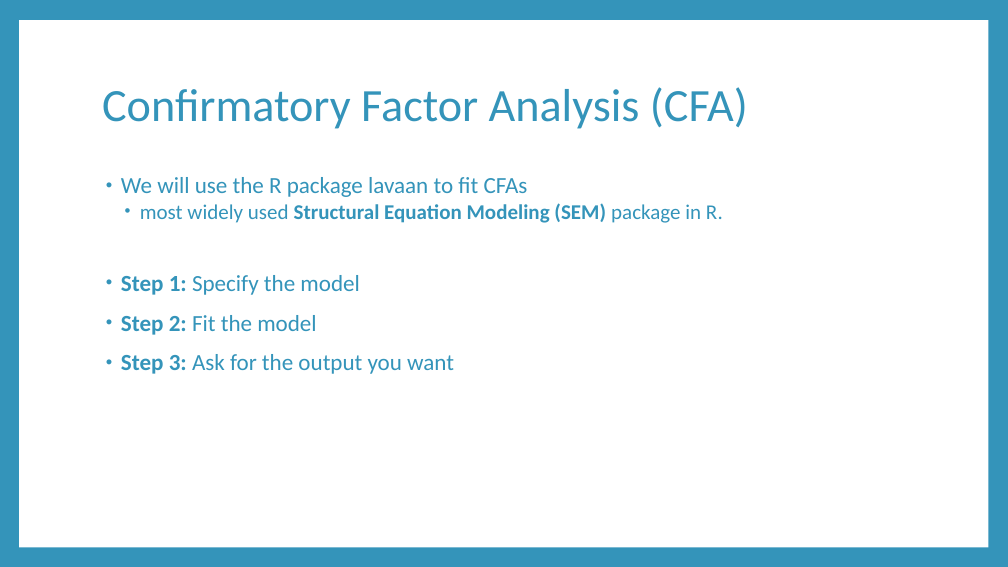
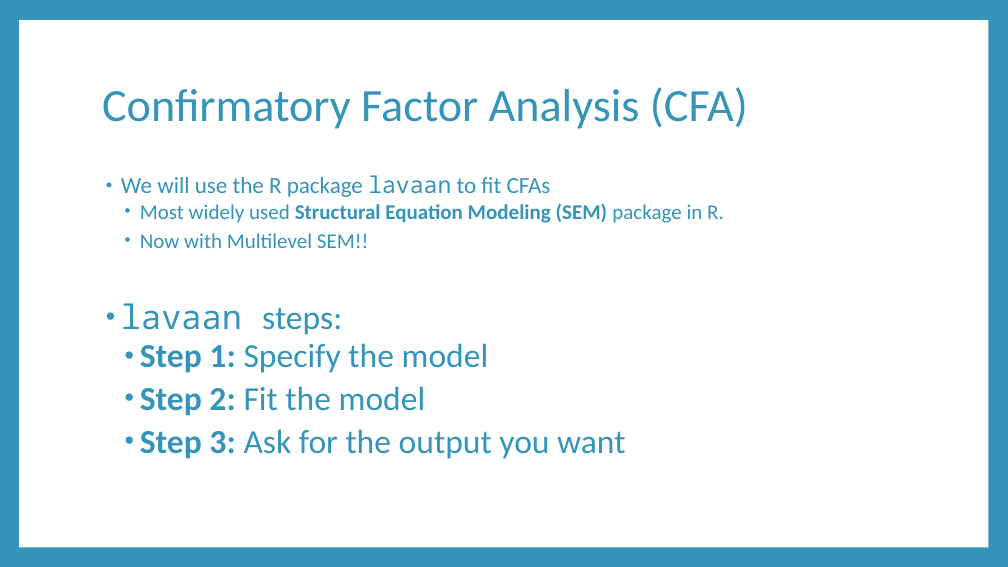
Before and after one commit to RandiLGarcia/datic-intro-to-r, a slide deck: slide 29 of docs/Day 2 Slides.pptx (slide 21 before the commit). Drawn at 1008x567 pixels with LibreOffice and Linux fonts; fonts in the diff are those of the drawing. Boxes give left, top, right and bottom in pixels: in the first picture for what was removed or moved away, otherwise in the second. Text is boxed around its words. In the diff, an @@ line names an element or a change of style, - is before the commit and + after.

```diff
--- a/docs/Day 2 Slides.pptx
+++ b/docs/Day 2 Slides.pptx
@@ text at [121, 175, 625, 459]: font Calibri to Noto Sans Mono in "lavaan"; size 22 to 32 pt in "Step 1: Specify the model", "Step 2: Fit the model", "Step 3: Ask for the output you ..."; list level 1 to 2 in "Step 1: Specify the model"; list level 1 to 2 in "Step 2: Fit the model"; list level 1 to 2 in "Step 3: Ask for the ..." @@
@@ text at [121, 203, 724, 335]: text changed; bold off @@
-  • most widely used Structural Equation Modeling (SEM) package in R.
+  • Most widely used Structural Equation Modeling (SEM) package in R.
+  • Now with Multilevel SEM!!
+• lavaan steps:
```
Also in this commit, not shown: 9 other slides changed, 9 slides added, 1 slide removed, 58 other files.
